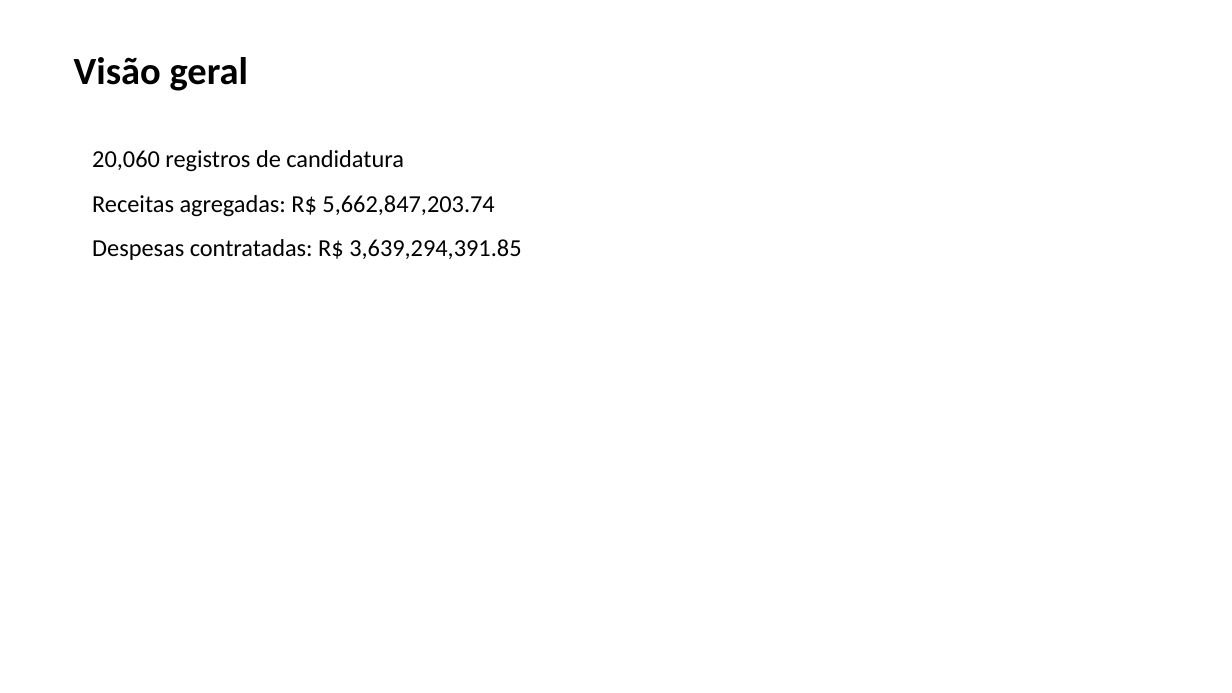
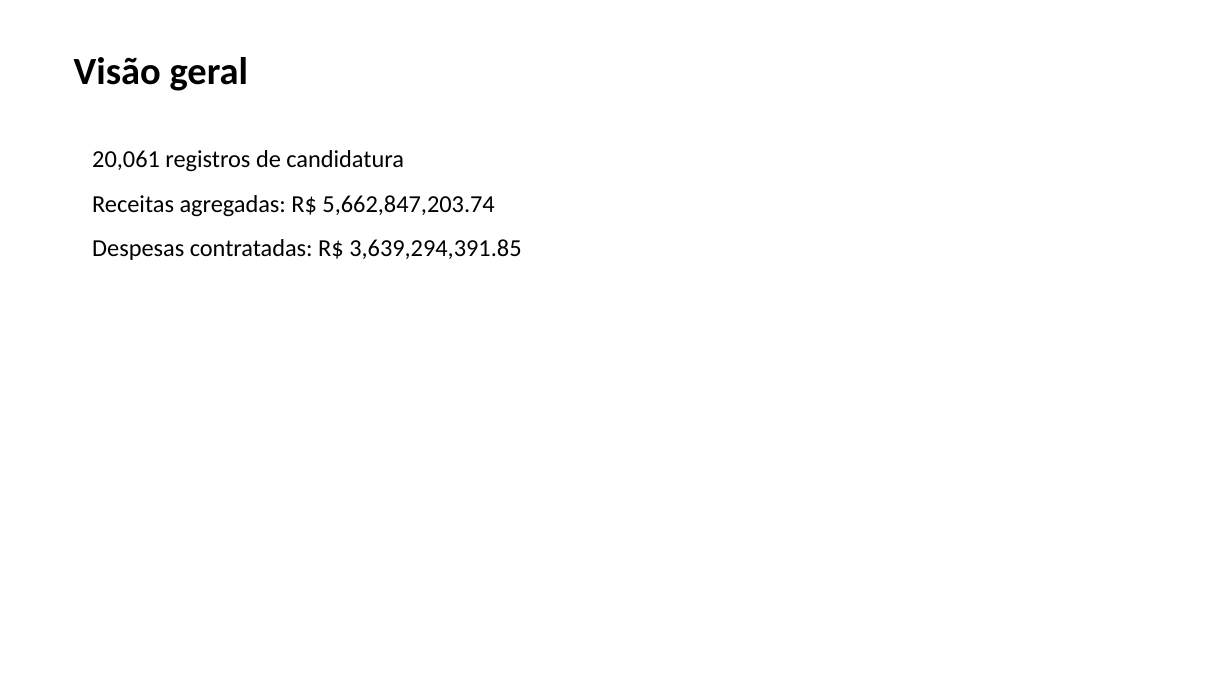
Before and after one commit to MSsanto/Analise-eleitoral, a slide deck: slide 2 of presentations/briefing-executivo-latest.pptx. Drawn at 1232x693 pixels with LibreOffice and Linux fonts; fonts in the diff are those of the drawing. Boxes give left, top, right and bottom in pixels: in the first picture for what was removed or moved away, otherwise in the second. Text is boxed around its words. In the diff, an @@ line names an element or a change of style, - is before the commit and + after.

```diff
--- a/presentations/briefing-executivo-latest.pptx
+++ b/presentations/briefing-executivo-latest.pptx
@@ text at (92,150,404,172): text changed @@
-20,060 registros de candidatura
+20,061 registros de candidatura
```
Also in this commit, not shown: 14 other files.
